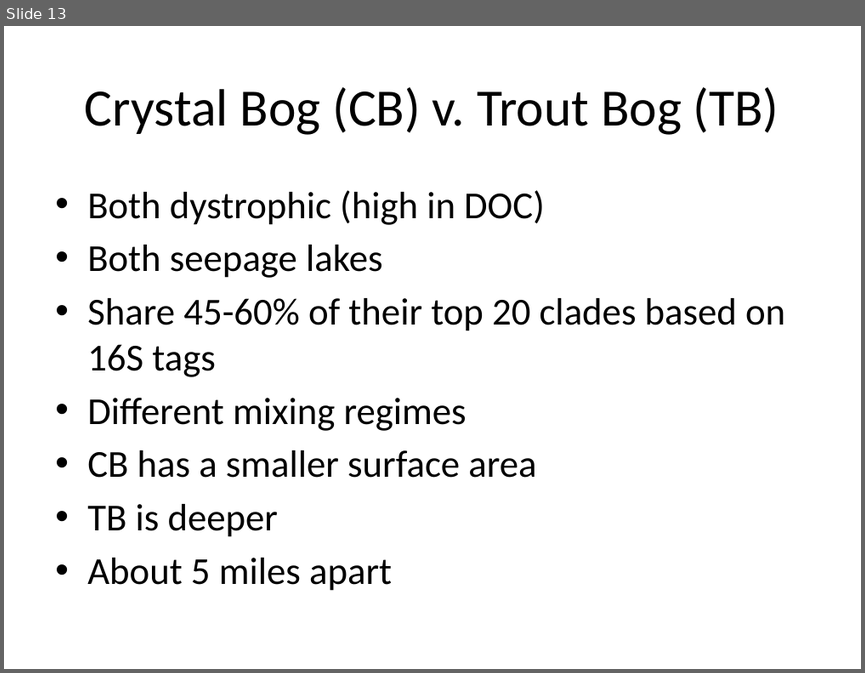
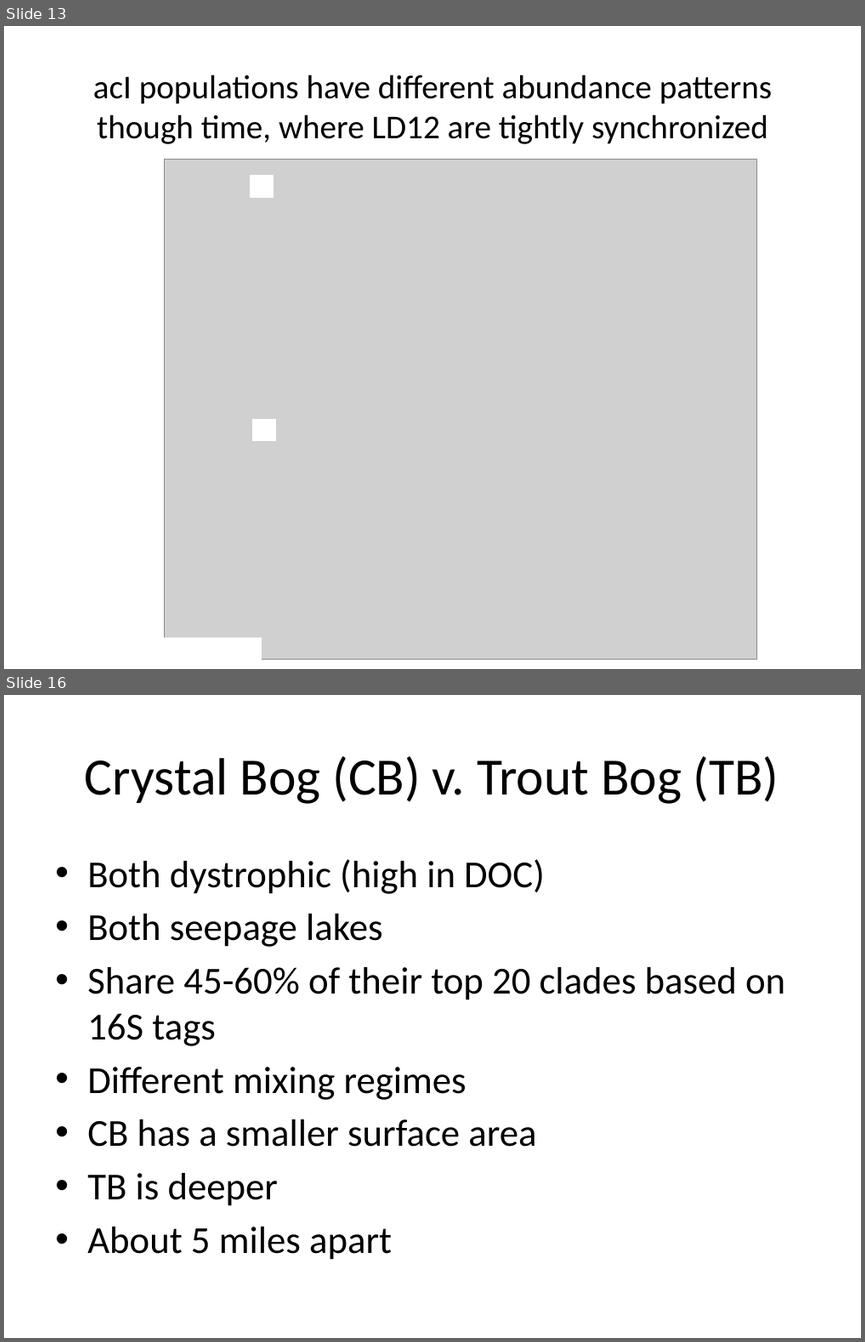
Before and after one commit to sstevens2/MDTP, a slide deck: 4YCM/Slides_4YCM.pptx. Shown one above the other, each under a label of ours: slide 13 before the commit, slides 13 and 16 after it; the slides between them are not shown. The pictures are 865x673 and 865x1342 pixels, drawn with LibreOffice and Linux fonts; fonts in the diff are those of the drawing; grey boxes stand for pictures. Boxes give left, top, right and bottom in pixels: in the first picture for what was removed or moved away, otherwise in the second. Text is boxed around its words. In the diff, an @@ line names an element or a change of style, - is before the commit and + after.

```diff
--- a/4YCM/Slides_4YCM.pptx
+++ b/4YCM/Slides_4YCM.pptx
@@ slide 13 added at [4,26,861,669], background #FFFFFF @@
@@ title added at [93,74,772,144], 28 pt, text #000000 @@
+acI populations have different abundance patterns though time, where LD12 are tightly synchronized
@@ group added at [164,159,756,658]: 3 rectangles, 1 picture @@
@@ what was slide 13 is now slide 16 @@
```
Also in this commit, not shown: 1 slide changed, 8 other slides added, 6 slides removed.
